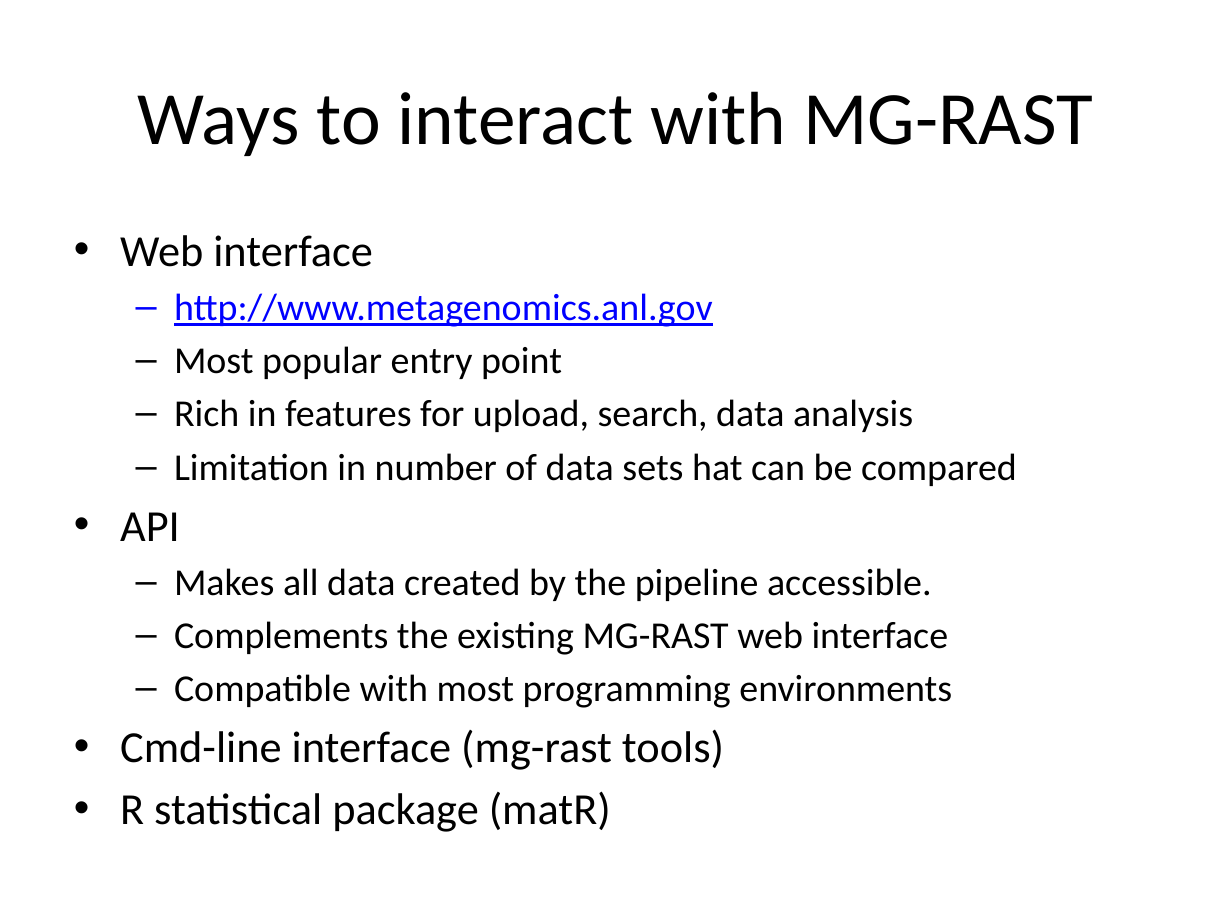
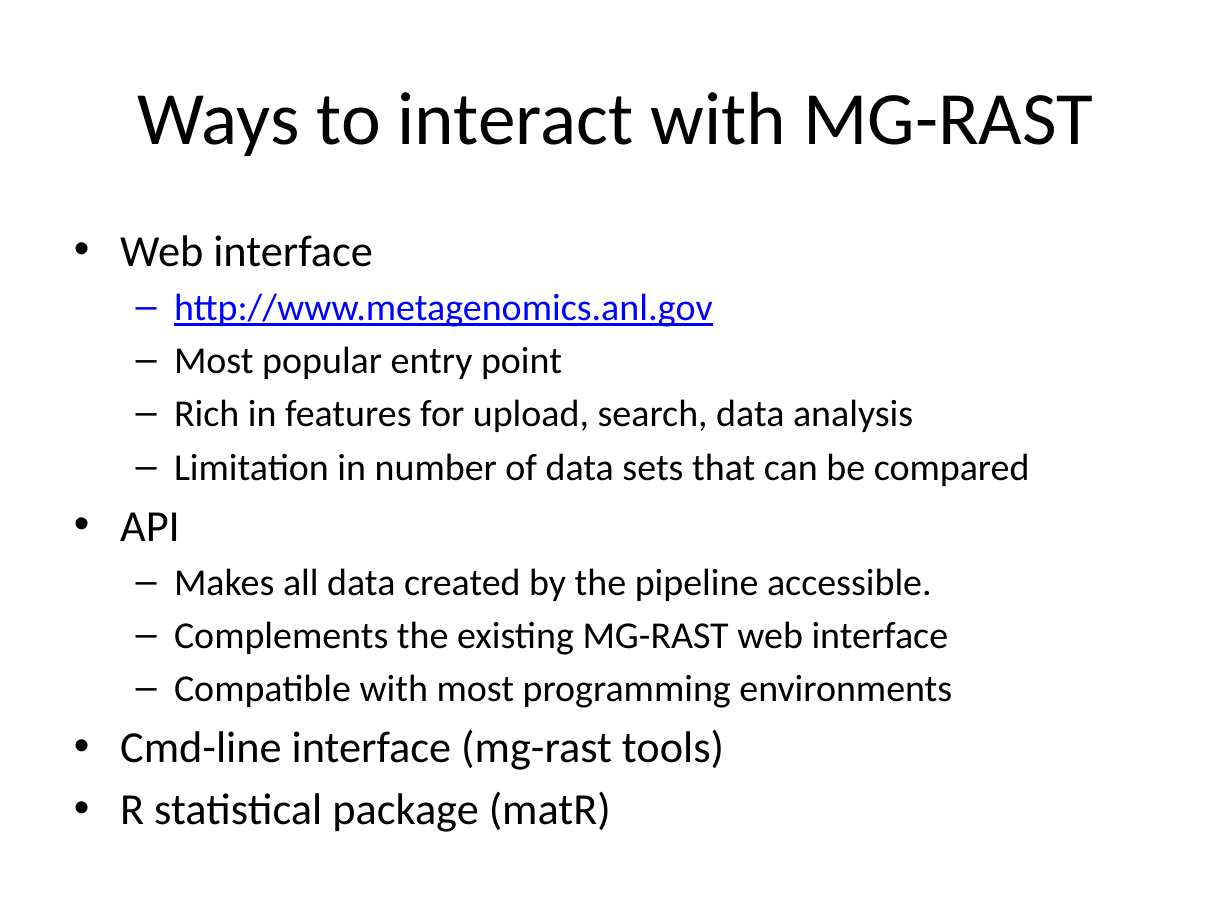
Before and after one commit to LuffyLuffy/MG-RAST-Tutorials, a slide deck: slide 7 of ui/MG-RAST_Class_v3.6.1.pptx. Drawn at 1232x924 pixels with LibreOffice and Linux fonts; fonts in the diff are those of the drawing. Boxes give left, top, right and bottom in pixels: in the first picture for what was removed or moved away, otherwise in the second. Text is boxed around its words. In the diff, an @@ line names an element or a change of style, - is before the commit and + after.

```diff
--- a/ui/MG-RAST_Class_v3.6.1.pptx
+++ b/ui/MG-RAST_Class_v3.6.1.pptx
@@ text at (174, 453, 1030, 486): text changed @@
-  – Limitation in number of data sets hat can be compared
+  – Limitation in number of data sets that can be compared
```
Also in this commit, not shown: 13 other slides changed, 8 slides added, 2 slides removed.
